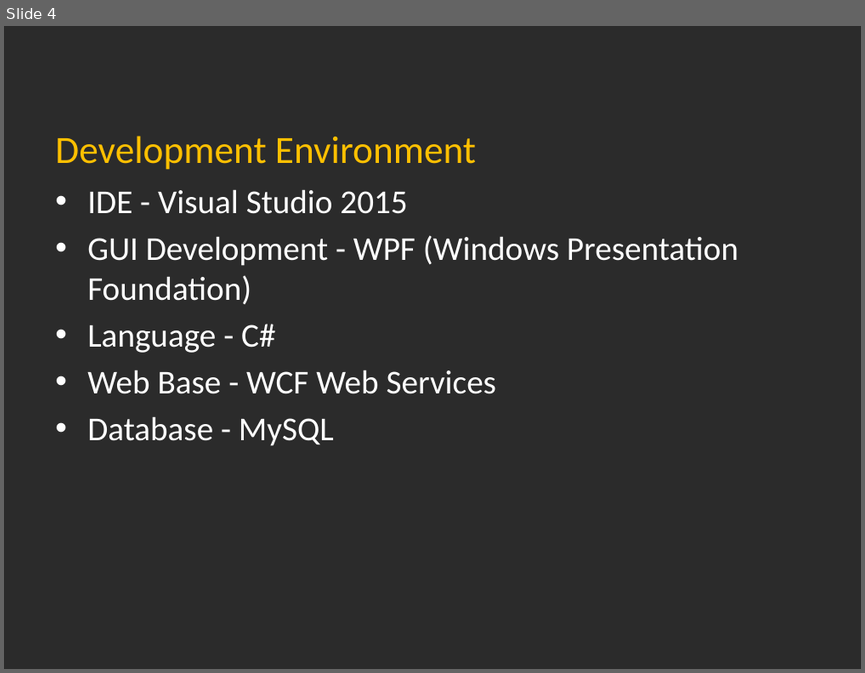
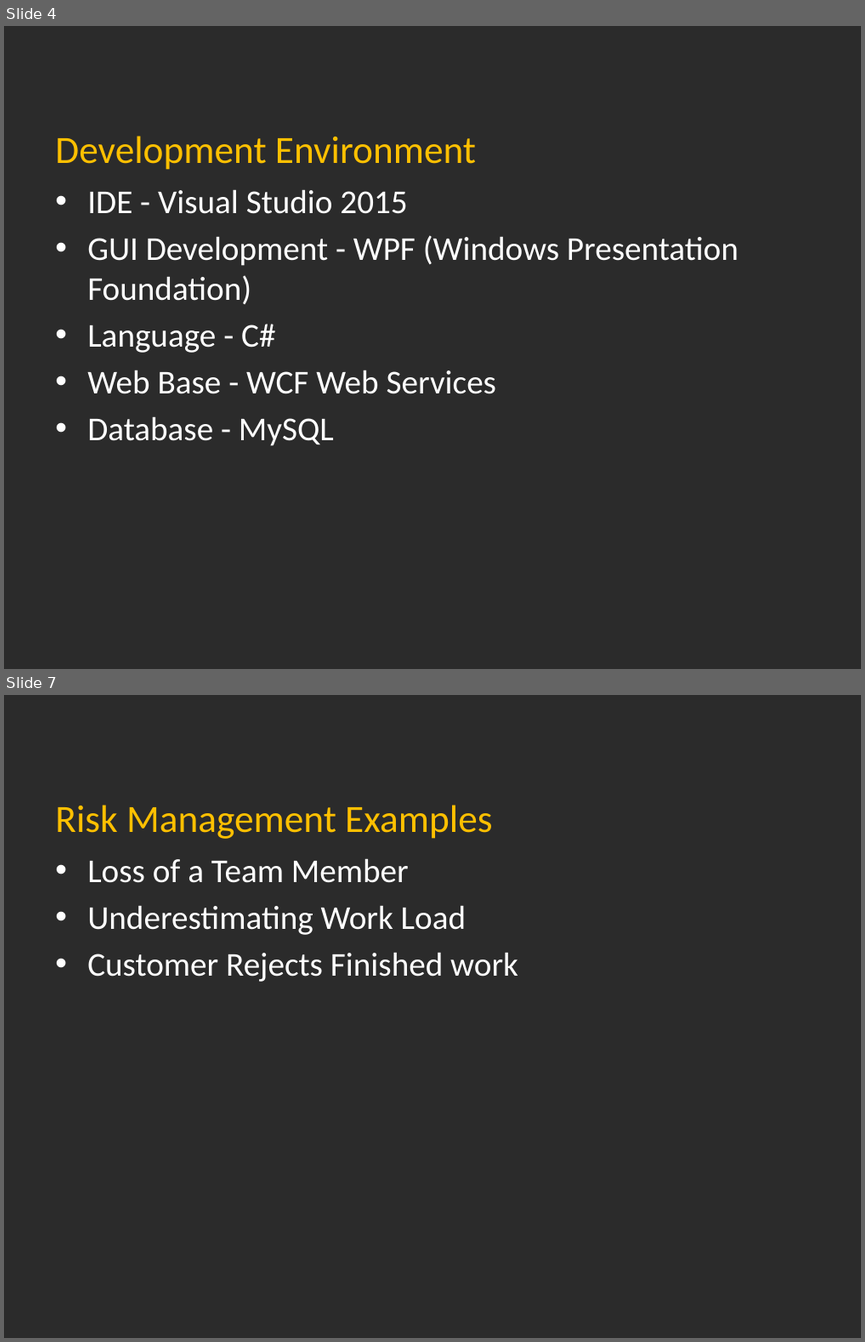
Before and after one commit to dc0059/CS499, a slide deck: Team11_Sprint1_Presentation.pptx. Shown one above the other, each under a label of ours: slide 4 before the commit, slides 4 and 7 after it; the slides between them are not shown. The pictures are 865x673 and 865x1342 pixels, drawn with LibreOffice and Linux fonts; fonts in the diff are those of the drawing; background and template pictures are left out; a plain dark background stands for a picture behind light text. Boxes give left, top, right and bottom in pixels: in the first picture for what was removed or moved away, otherwise in the second. Text is boxed around its words. In the diff, an @@ line names an element or a change of style, - is before the commit and + after.

```diff
--- a/Team11_Sprint1_Presentation.pptx
+++ b/Team11_Sprint1_Presentation.pptx
@@ slide 7 added at [4, 695, 861, 1338], background picture (left out) @@
@@ title added at [55, 805, 492, 839], 32.4 pt, text #FFC000 @@
+Risk Management Examples
@@ text added at [87, 858, 518, 981], 28 pt, text #FFFFFF @@
+• Loss of a Team Member
+• Underestimating Work Load
+• Customer Rejects Finished work
```
Also in this commit, not shown: 1 slide changed, 2 other slides added, 1 slide removed, 2 other files.
